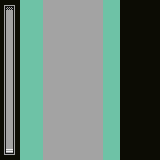
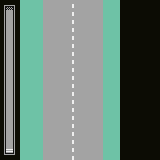
Comparing the layer stacks of the two 160 x 160 images. Changes:
added layer "Layer 2 copy 2" above "Layer 0" over (72, 4, 74, 160)
